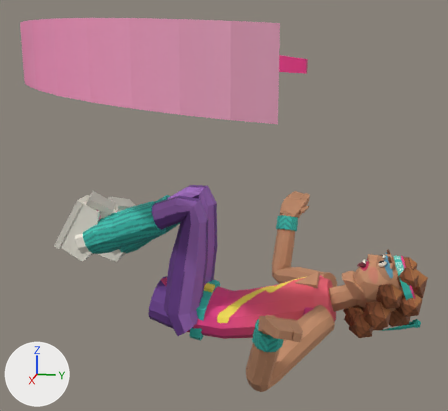
A saved change to the Blender file art/rox.blend.
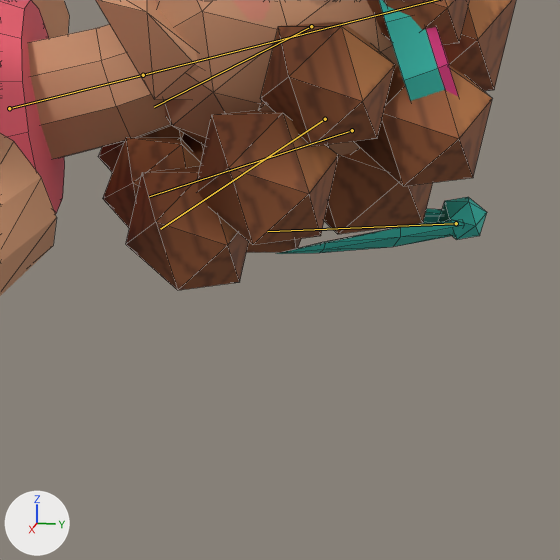
There are two pictures of each version: one whole from a 50 mm camera at (2.205, 0.498, 1.305) aimed at (0.021, 0.061, 0.759), one close up on the part from 72% to 97% of the width and 68% to 96% of the height. The lights are fixed; the arrows at lower left show +X, +Y and +Z. The older version's two pictures come first. Both versions are drawn at frame 6 of the action 'ko'; the numbers are the values there. The bones that change, and the others that lie on the model, are drawn over the model as lines in the close-ups. The close-ups show mesh edges as thin lines.

In view in the first close-up: 'rox_body'.
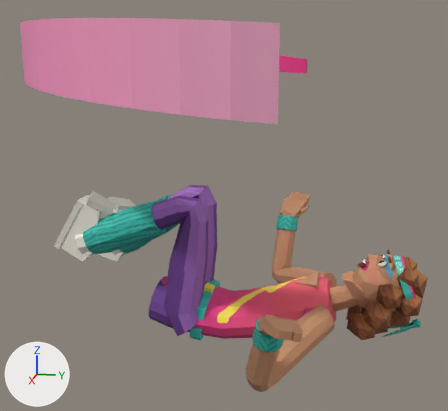
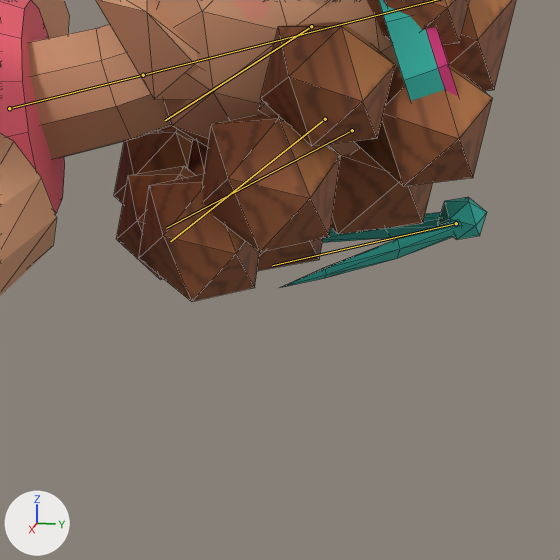
Location of each change, [x1, y1, x2, y2] in pixels of the close-ups (560 x 560 px):
'rox_body', posed
    before: [0, 0, 516, 296]
    after: [0, 0, 516, 302]
bone 'x_perm', root to tip
    before: (352, 130) to (149, 196)
    after: (352, 130) to (166, 228)
bone 'x_perm.L', root to tip
    before: (325, 119) to (160, 229)
    after: (325, 119) to (170, 241)
bone 'x_perm.R', root to tip
    before: (311, 26) to (154, 107)
    after: (311, 26) to (165, 120)
bone 'x_band', root to tip
    before: (456, 223) to (267, 231)
    after: (456, 223) to (272, 265)

The edits, one by one:
Bone 'x_perm' (bone_x_perm) turns from (8, 0, 3) to (-3, 0, 2) degrees about its own x, y and z.
Bone 'x_perm.L' (bone_x_perm_l) turns from (1, 0, 6) to (-5, 0, 4) degrees about its own x, y and z.
Bone 'x_perm.R' (bone_x_perm_r) turns from (2, 0, 1) to (-4, 0, 0) degrees about its own x, y and z.
Bone 'x_band' (bone_x_band) turns from (28, -2, 6) to (16, -1, 5) degrees about its own x, y and z.
